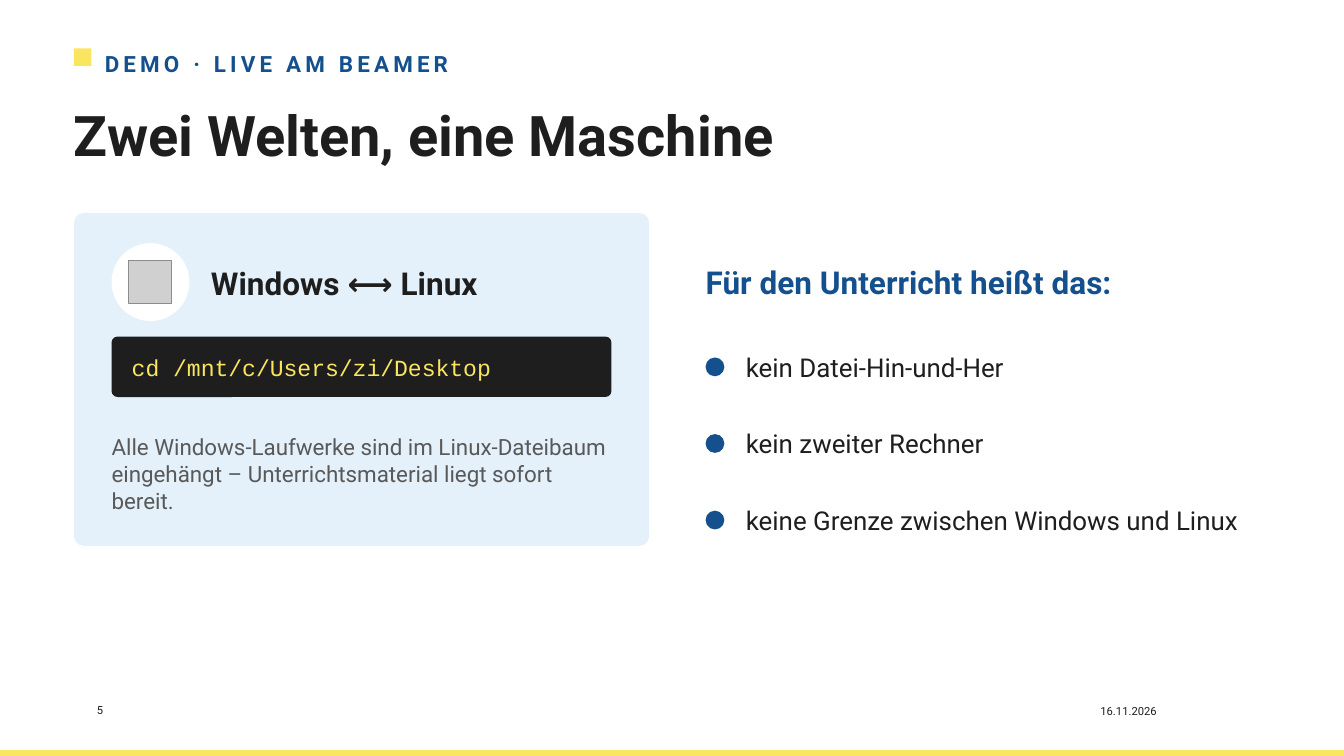
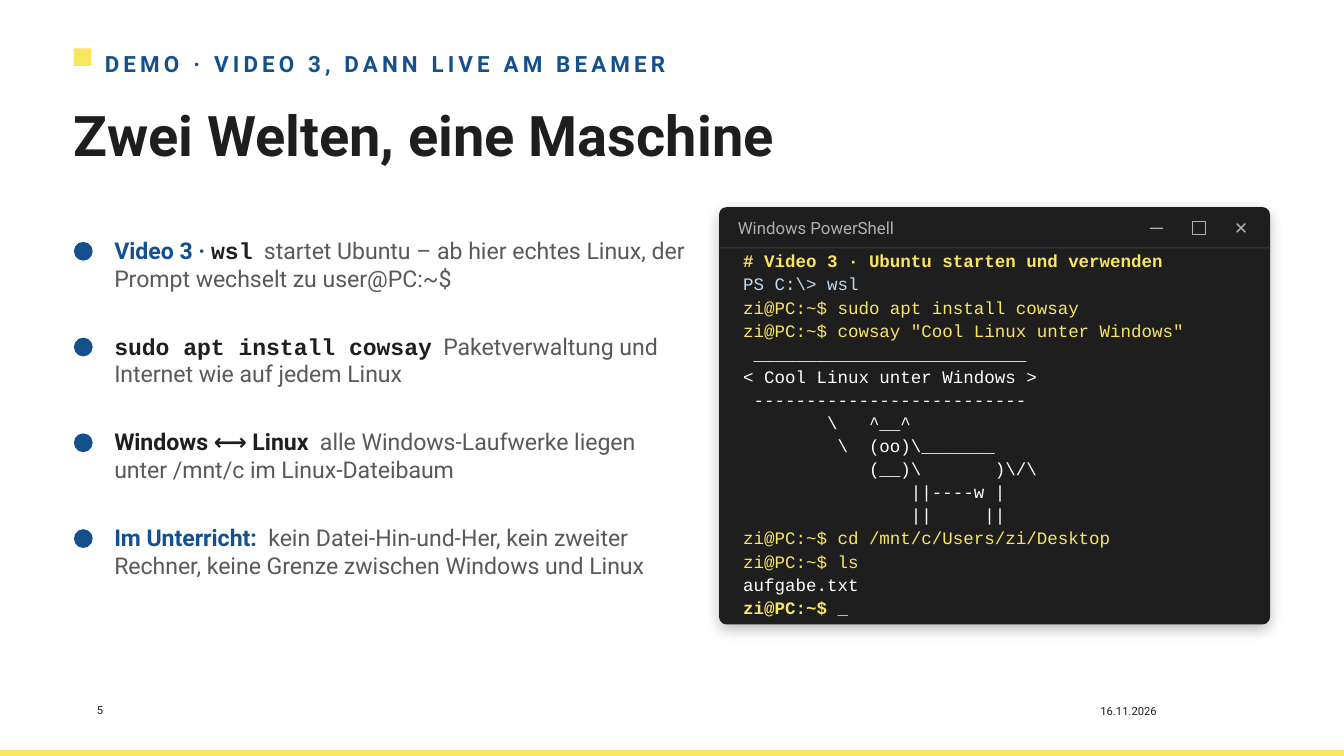
Before and after one commit to HerrZI/wsl2-school-lab, a slide deck: slide 5 of Dokumente/Workshop_WSL2_Linux_unterrichten_neu.pptx. Drawn at 1344x756 pixels with LibreOffice and Linux fonts; fonts in the diff are those of the drawing; grey boxes stand for pictures; background and template pictures are left out. Boxes give left, top, right and bottom in pixels: in the first picture for what was removed or moved away, otherwise in the second. Text is boxed around its words. In the diff, an @@ line names an element or a change of style, - is before the commit and + after.

Commit message:
Videos angepasst.

```diff
--- a/Dokumente/Workshop_WSL2_Linux_unterrichten_neu.pptx
+++ b/Dokumente/Workshop_WSL2_Linux_unterrichten_neu.pptx
@@ text at (x1=105, y1=56, x2=665, y2=76): text changed @@
-DEMO · LIVE AM BEAMER
+DEMO · VIDEO 3, DANN LIVE AM BEAMER
@@ rounded rectangle added at (x1=719, y1=208, x2=1270, y2=625), fill #1E1E1E @@
@@ rounded rectangle removed at (x1=74, y1=213, x2=649, y2=545) @@
@@ text added at (x1=738, y1=221, x2=893, y2=234), 12 pt, text #B0B0B0 @@
+Windows PowerShell
@@ rectangle added at (x1=1150, y1=228, x2=1164, y2=229), fill #B0B0B0 @@
@@ rectangle added at (x1=1193, y1=222, x2=1206, y2=235), outline #B0B0B0 0.75 pt @@
@@ text added at (x1=1226, y1=213, x2=1256, y2=243), 12 pt, text #B0B0B0 @@
+✕
@@ ellipse moved from (x1=706, y1=358, x2=725, y2=377) to (x1=74, y1=242, x2=93, y2=261) @@
@@ ellipse removed at (x1=112, y1=243, x2=190, y2=321) @@
@@ text added at (x1=114, y1=241, x2=685, y2=292), 16.5 pt, text #595959 @@
+Video 3 · wsl startet Ubuntu – ab hier echtes Linux, der Prompt wechselt zu user@PC:~$
@@ picture removed at (x1=129, y1=261, x2=172, y2=304) @@
@@ rectangle added at (x1=719, y1=248, x2=1270, y2=249), fill #3A3A3A @@
@@ text added at (x1=743, y1=255, x2=1184, y2=617), 12.5 pt, text #FAE55F @@
+# Video 3 · Ubuntu starten und verwenden
+PS C:\> wsl
+zi@PC:~$ sudo apt install cowsay
+zi@PC:~$ cowsay "Cool Linux unter Windows"
+__________________________
+< Cool Linux unter Windows >
+--------------------------
+\ ^__^
+\ (oo)\_______
+(__)\ )\/\
+||----w |
+|| ||
+zi@PC:~$ cd /mnt/c/Users/zi/Desktop
+zi@PC:~$ ls
+aufgabe.txt
+zi@PC:~$ _
@@ text removed at (x1=211, y1=271, x2=478, y2=296) @@
-Windows ⟷ Linux
@@ text removed at (x1=706, y1=270, x2=1112, y2=295) @@
-Für den Unterricht heißt das:
@@ ellipse added at (x1=74, y1=338, x2=93, y2=357), fill #14508D @@
@@ rounded rectangle removed at (x1=112, y1=337, x2=612, y2=397) @@
@@ text added at (x1=114, y1=337, x2=657, y2=387), 16.5 pt, text #595959 @@
+sudo apt install cowsay Paketverwaltung und Internet wie auf jedem Linux
@@ text removed at (x1=132, y1=359, x2=491, y2=381) @@
-cd /mnt/c/Users/zi/Desktop
@@ text removed at (x1=746, y1=357, x2=1003, y2=378) @@
-kein Datei-Hin-und-Her
@@ ellipse moved from (x1=706, y1=435, x2=725, y2=454) to (x1=74, y1=434, x2=93, y2=453) @@
@@ text at (x1=114, y1=432, x2=635, y2=480): text changed; size 16 to 16.5 pt @@
-Alle Windows-Laufwerke sind im Linux-Dateibaum eingehängt – Unterrichtsmaterial liegt sofort bereit.
+Windows ⟷ Linux alle Windows-Laufwerke liegen unter /mnt/c im Linux-Dateibaum
@@ text removed at (x1=746, y1=433, x2=983, y2=454) @@
-kein zweiter Rechner
@@ ellipse moved from (x1=706, y1=511, x2=725, y2=530) to (x1=74, y1=529, x2=93, y2=548) @@
@@ text added at (x1=114, y1=528, x2=644, y2=577), 16.5 pt, text #595959 @@
+Im Unterricht: kein Datei-Hin-und-Her, kein zweiter Rechner, keine Grenze zwischen Windows und Linux
@@ text removed at (x1=746, y1=510, x2=1238, y2=531) @@
-keine Grenze zwischen Windows und Linux
```
Also in this commit, not shown: 2 other slides changed, 6 other files.
